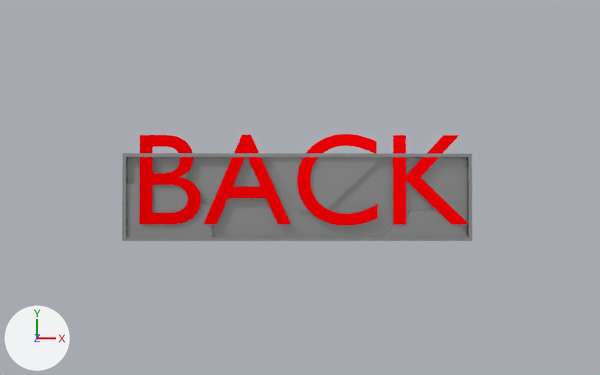
What one commit did to the Blender file assets/blends/ui/BUTTON_TEXTURE_BUILDER.blend.
Both versions are drawn from a 50 mm lens placed at (-0.06, -0.15, 19.43), pointed at (0.06, 0.22, 0.18). Every picture has the same lights, and +X, +Y and +Z are marked at lower left. Text is drawn in Blender's own font.

In view in the first picture: 'BG', 'Text'.
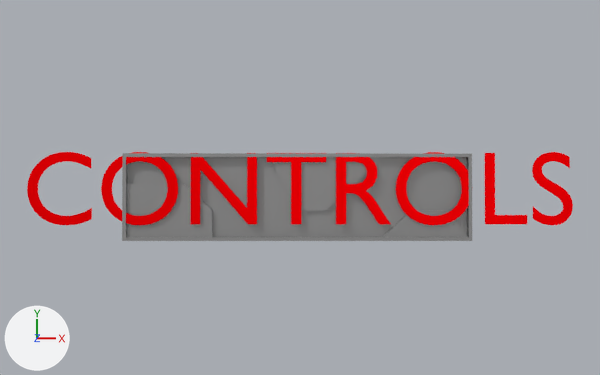
Location of each change, [x1, y1, x2, y2] in pixels of the pictures (600 x 375 px):
'Text', text changed
    before: [139, 134, 468, 226]
    after: [27, 152, 573, 225]

The edits, one by one:
In text 'Text' (txt_text), body goes from 'BACK' to 'CONTROLS'.
In text 'Text' (txt_text), size goes from 2.0 to 1.6.
